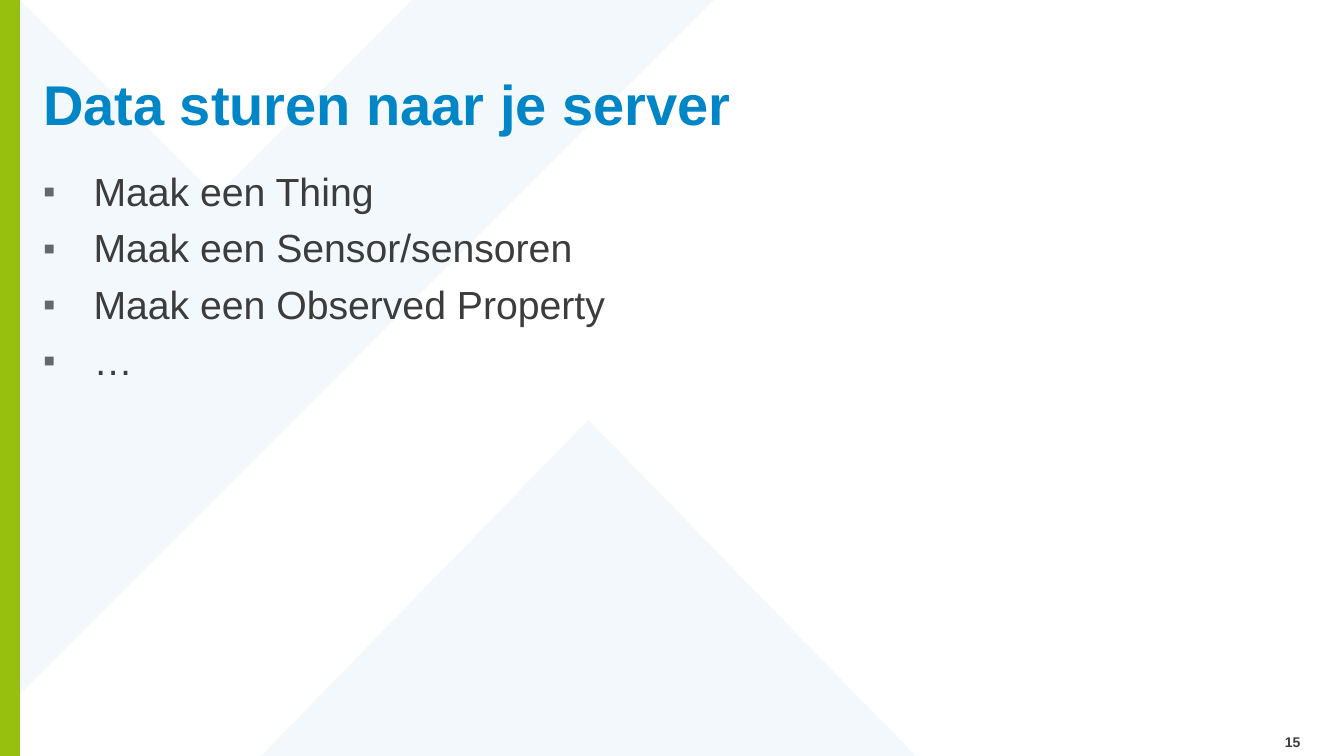
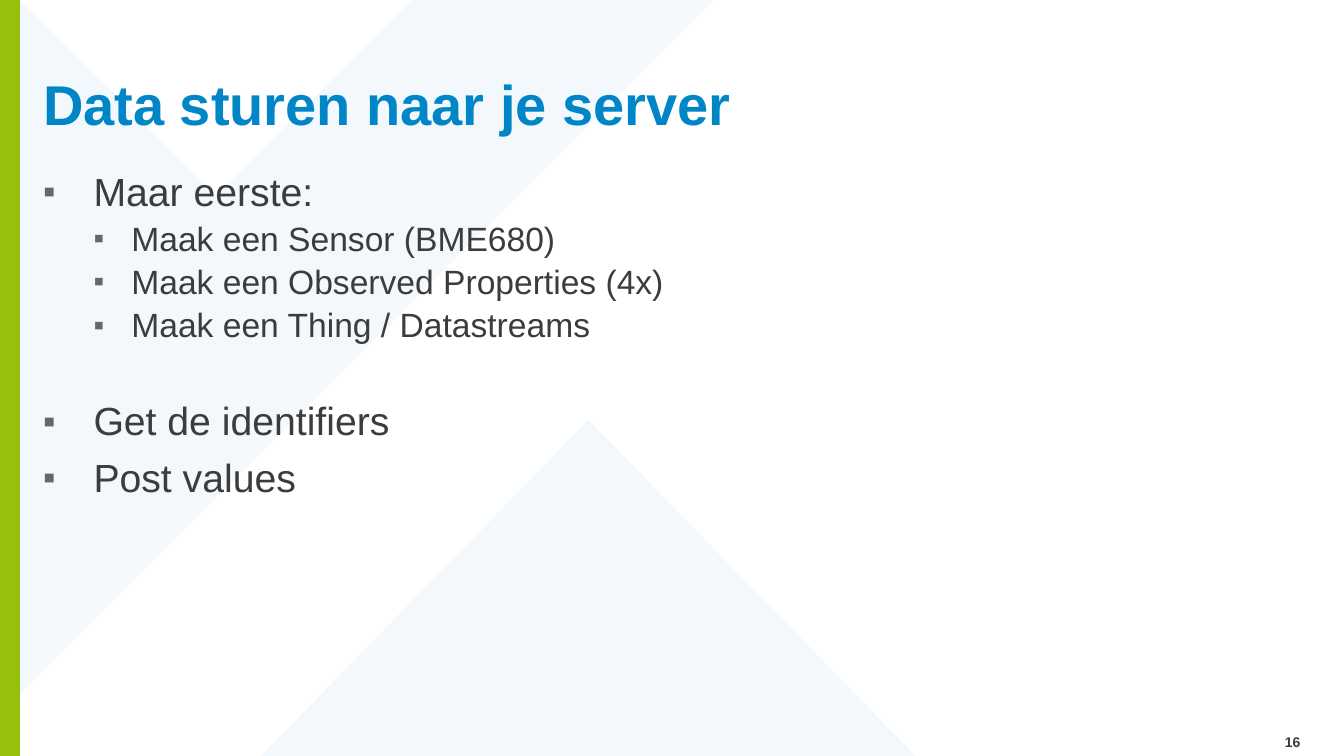
Before and after one commit to Geonovum/Workshop-OGC-Sensor-APIs-basis, a slide deck: slide 16 of Presentatie/SensorThingsAPI_AbInitio.pptx (slide 15 before the commit). Drawn at 1344x756 pixels with LibreOffice and Linux fonts; fonts in the diff are those of the drawing; background and template pictures are left out. Boxes give left, top, right and bottom in pixels: in the first picture for what was removed or moved away, otherwise in the second. Text is boxed around its words. In the diff, an @@ line names an element or a change of style, - is before the commit and + after.

```diff
--- a/Presentatie/SensorThingsAPI_AbInitio.pptx
+++ b/Presentatie/SensorThingsAPI_AbInitio.pptx
@@ text at box(94, 179, 664, 493): text changed; size 28 to 24 pt @@
-▪ Maak een Thing
-▪ Maak een Sensor/sensoren
-▪ Maak een Observed Property
-▪ …
+▪ Maar eerste:
+  ▪ Maak een Sensor (BME680)
+  ▪ Maak een Observed Properties (4x)
+  ▪ Maak een Thing / Datastreams
+▪ Get de identifiers
+▪ Post values
@@ page number at box(1285, 737, 1301, 747): text changed @@
-15
+16
```
Also in this commit, not shown: 9 other slides changed, 1 slide added, 5 other files.
